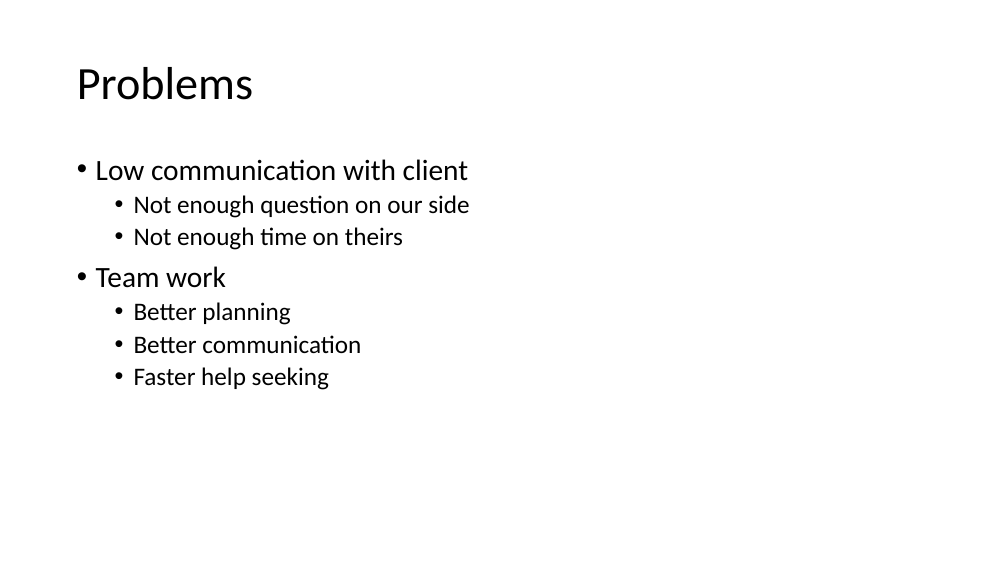
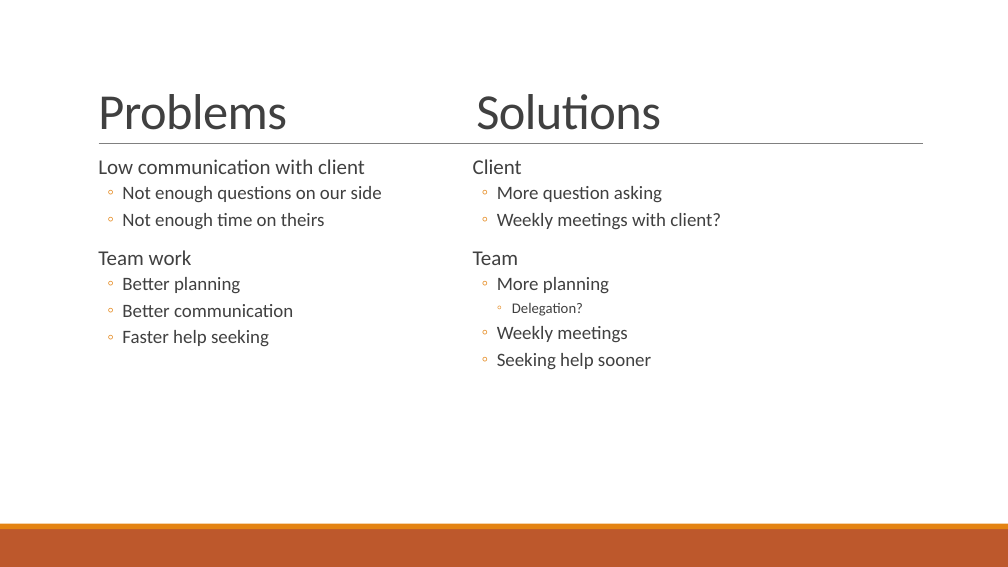
Before and after one commit to gonsalvg/Capstone-Forge-App, a slide deck: slide 33 of Progress Report/Progress report.pptx (slide 31 before the commit). Drawn at 1008x567 pixels with LibreOffice and Linux fonts; fonts in the diff are those of the drawing. Boxes give left, top, right and bottom in pixels: in the first picture for what was removed or moved away, otherwise in the second. Text is boxed around its words. In the diff, an @@ line names an element or a change of style, - is before the commit and + after.

Commit message:
last version of slides

```diff
--- a/Progress Report/Progress report.pptx
+++ b/Progress Report/Progress report.pptx
@@ title "Problems Solutions" at [98,94,661,130]: vertical alignment middle to bottom @@
@@ title at [98,94,661,130]: text changed; size 44 to 48 pt; text colour #000000 to #404040 @@
-Problems
+Problems Solutions
@@ line added from (99, 144) to (923, 144), #808080 0.5 pt @@
@@ text at [98,159,365,347]: size 28 to 20 pt in "Low communication with client", "Team work"; text colour #000000 to #404040 in "Low communication with client", "Not enough time on theirs", "Team work", "Better planning" and 2 more places; size 24 to 18 pt in "Not enough time on theirs", "Better planning", "Better communication", "Faster help seeking"; bullet • to  ; more space between paragraphs; bullet • to ◦ @@
@@ text added at [473,159,721,370], 18 pt, text #404040 @@
+  Client
+  ◦ More question asking
+  ◦ Weekly meetings with client?
+  Team
+  ◦ More planning
+    ◦ Delegation?
+  ◦ Weekly meetings
+  ◦ Seeking help sooner
@@ text at [122,186,382,203]: text changed; size 24 to 18 pt; text colour #000000 to #404040 @@
-  • Not enough question on our side
+  ◦ Not enough questions on our side
@@ rectangle added at [0,529,1008,567], fill #BD582C @@
@@ rectangle added at [0,524,1008,529], fill #E48312 @@
```
Also in this commit, not shown: 32 other slides changed, 2 slides added, 1 slide removed.
